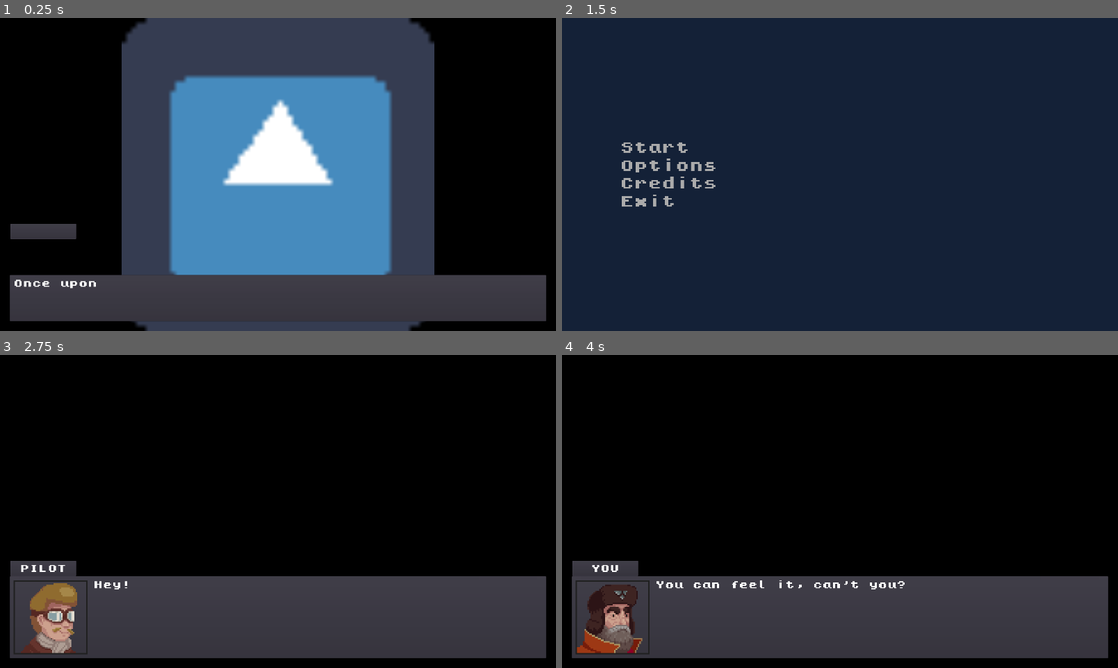
Above: before the commit, frames 1-4 (two rows, left to right).
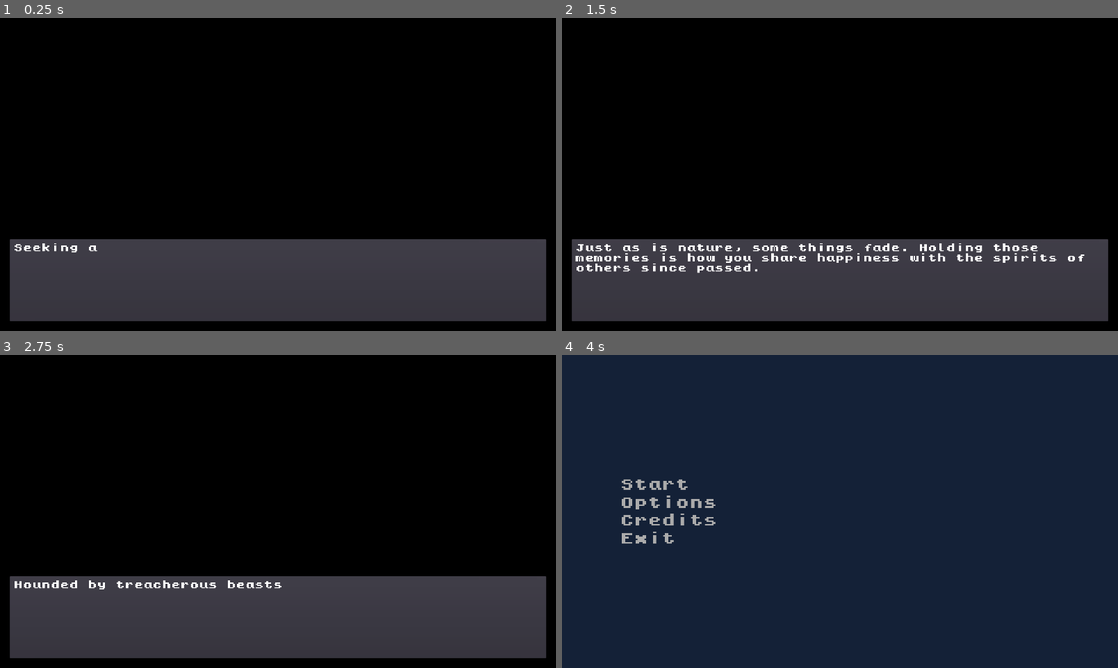
Above: after the commit, the same moments.

Repository: ZeeHatcher/project-forgotten
Game: Godot game, scene res://scenes/game_end/game_end.tscn
The game is run twice, just before and just after one commit, with the same random seed, the same clock (stepped at 60 frames per second) and the same inputs. This scene is started directly instead of the project's main scene. The engine's default icon, where the game draws it, is replaced by a stand-in: a white triangle on a blue panel in a dark square.
Inputs (mouse positions are in pixels of both pictures, inside the frame that each line leads up to):
- Up to frame 1 (0.25 s): no input
- Up to frame 2 (1.5 s): tap Enter at 0.5, 1.25 s; move the mouse to (962, 158) at 0.52 s; hold D (move_right) 0.53-1.28 s; hold Tab (journal) 0.53-1.28 s; click (962, 158) at 0.67 s; move the mouse to (728, 190) at 1.27 s; hold S (move_down) from 1.28 s (still down); tap Tab (journal) at 1.35 s
- Up to frame 3 (2.75 s): release S (move_down) at 2 s; click (105, 483) at 2 s, where only the run before the commit has a clickable "Start"
- Up to frame 4 (4 s): tap Enter at 2.75 s; move the mouse to (895, 442) at 2.77 s; hold D (move_right) 2.78-3.53 s; hold Tab (journal) 2.78-3.53 s; move the mouse to (812, 574) at 3.52 s; hold W (move_up) from 3.53 s (still down); tap Tab (journal) at 3.6 s; click (812, 574) at 3.67 s

The runs differ from the first frame. In frame 1, 51% of the frame differs, in the area x 1-99%, y 0-100%; in frame 2, 100%, in the area x 0-100%, y 0-100%; in frame 3, 2.9%; in frame 4, 100%.

Commit message:
feat: ending cutscene

Diff:
--- a/scenes/game_end/game_end.tscn
+++ b/scenes/game_end/game_end.tscn
@@ -1,14 +1,14 @@
-[gd_scene load_steps=6 format=2]
+[gd_scene load_steps=5 format=2]
 
 [ext_resource path="res://ui/cutscene/cutscene.tscn" type="PackedScene" id=1]
 [ext_resource path="res://scenes/game_end/game_end.gd" type="Script" id=2]
-[ext_resource path="res://icon.png" type="Texture" id=3]
 [ext_resource path="res://data_models/cutscene_frame.gd" type="Script" id=4]
 
 [sub_resource type="Resource" id=1]
 script = ExtResource( 4 )
-image = ExtResource( 3 )
-text = [ "Once upon a time...", "The end." ]
+text = [ "Seeking adventure is a call which echoes in the hearts of all.", "At times, into the wilds we must march. A journey of discovery, slipping into peril, only to emerge the stronger for it.", "Finding human companionship you came to realize why your memories held special warmth in your heart. Happiness is real when shared.", "Just as is nature, some things fade. Holding those memories is how you share happiness with the spirits of others since passed. ", "Hounded by treacherous beasts, drained of sustenance by devouring gales, and perservering through hardship. You have perservered, reaching safety.", "Lets get some fresh clothes. Maybe start a little fire. And enjoy a cup of cocoa. Create shared memories, while others still have time...." ]
+character_portrait = [  ]
+character_name = [  ]
 
 [node name="GameEnd" type="Control"]
 anchor_right = 1.0
--- a/ui/cutscene/cutscene.gd
+++ b/ui/cutscene/cutscene.gd
@@ -10,6 +10,7 @@
 
 onready var _image := $"TextureRect"
 onready var _title := $"%Title"
+onready var _title_container := $"PanelContainer"
 onready var _label := $"%AnimatedLabel"
 onready var _portrait := $"%Portrait"
 
@@ -46,21 +47,23 @@
 		emit_signal("end")
 		return
 
-	_frame_controller = FrameController.new(_image, _title, _label, _portrait, content[_index])
+	_frame_controller = FrameController.new(_image, _title, _title_container, _label, _portrait, content[_index])
 
 
 class FrameController:
 	var _image: TextureRect
 	var _title: Label
+	var _title_container: Control
 	var _label: AnimatedLabel
 	var _portrait: TextureRect
 	var _frame: CutsceneFrame
 	var _index := -1
 
 
-	func _init(image: TextureRect, title: Label, label: AnimatedLabel, portrait: TextureRect, frame: CutsceneFrame) -> void:
+	func _init(image: TextureRect, title: Label, title_container: Control, label: AnimatedLabel, portrait: TextureRect, frame: CutsceneFrame) -> void:
 		_image = image
 		_title = title
+		_title_container = title_container
 		_label = label
 		_frame = frame
 		_portrait = portrait
@@ -93,4 +96,6 @@
 			_portrait.visible = false
 			_label.full_text = _frame.text[_index]
 
+		_title_container.visible = _title.text.empty()
+
 		return false
--- a/ui/cutscene/cutscene.tscn
+++ b/ui/cutscene/cutscene.tscn
@@ -67,6 +67,7 @@
 margin_top = 8.0
 margin_right = 1834.0
 margin_bottom = 264.0
+rect_min_size = Vector2( 0, 256 )
 custom_constants/separation = 20
 
 [node name="Portrait" type="TextureRect" parent="MarginContainer/PanelContainer/MarginContainer/HBoxContainer"]
